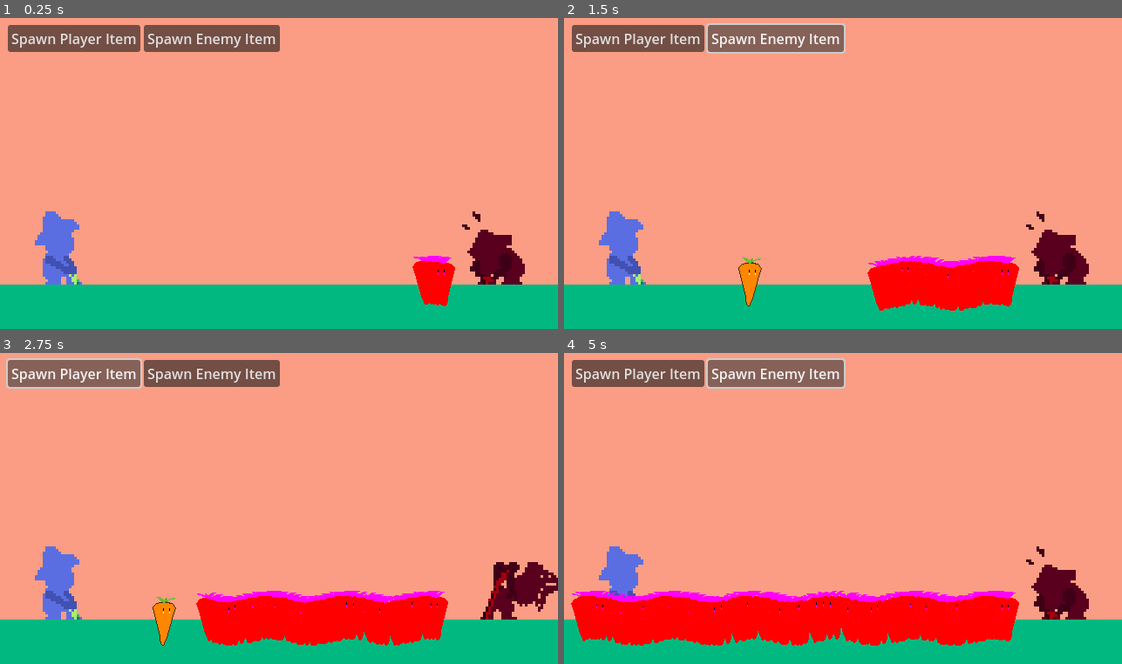
Above: before the commit, frames 1-4 (two rows, left to right).
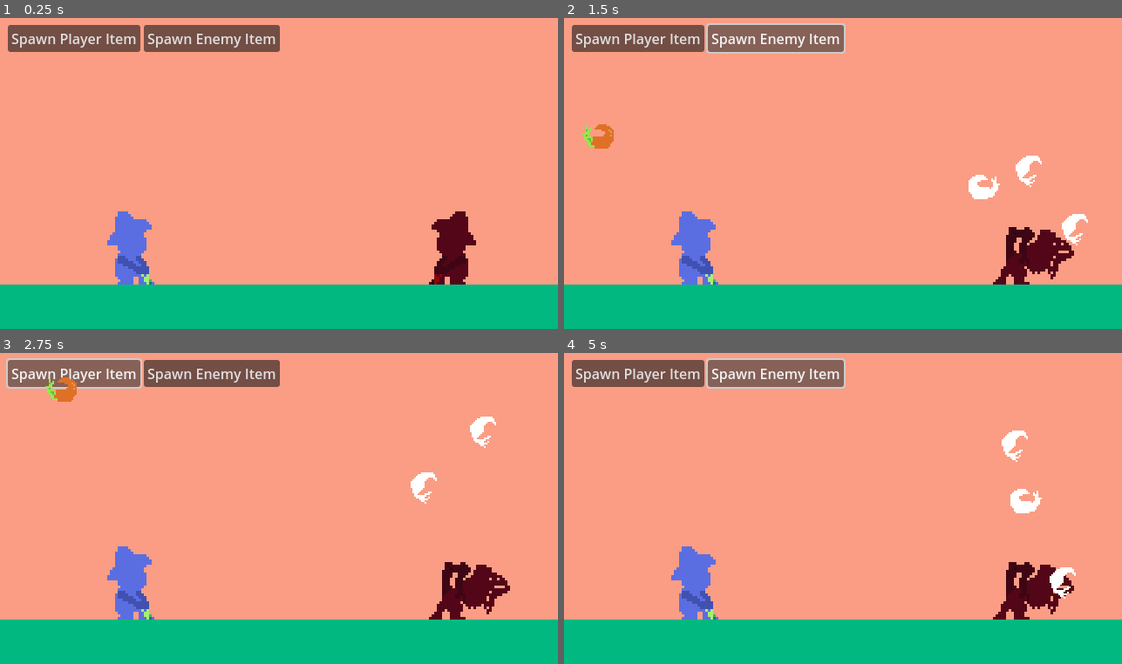
Above: after the commit, the same moments.

Repository: a3leong/farm-fiesta
Game: Godot game, scene res://main.tscn
The game is run twice, just before and just after one commit, with the same random seed, the same clock (stepped at 60 frames per second) and the same inputs.
Inputs:
- Up to frame 1 (0.25 s): no input
- Up to frame 2 (1.5 s): click "Spawn Player Item" at 0.5 s; click "Spawn Enemy Item" at 1.25 s
- Up to frame 3 (2.75 s): click "Spawn Player Item" at 2 s
- Up to frame 4 (5 s): click "Spawn Enemy Item" at 2.75 s; click "Spawn Player Item" at 3.5 s; click "Spawn Enemy Item" at 4.25 s

The runs differ from the first frame. In frame 1, 5.7% of the frame differs, in the area x 6-95%, y 62-93%; in frame 2, 9.2%; in frame 3, 13%; in frame 4, 16%, in the area x 1-95%, y 24-95%.

Commit message:
feat: add carrot spin animation and spawning and a throw

Diff:
--- a/carrotman.gd
+++ b/carrotman.gd
@@ -1,10 +1,13 @@
-extends Node2D
+extends RigidBody2D
 
 class_name Unit
 
 @export var speed = 100
 @export var health = 1
 @export var damage = 1
+@export var spawn_throw_force = Vector2(100, 400)
+@export var spawn_throw_variance_y = 300
+@export var spawn_throw_variance_x = 50
 
 
 enum {PLAYER,ENEMY}
@@ -21,10 +24,16 @@
 	if unitOwner == ENEMY:
 		speed = -speed # go backwards
 		$AnimatedSprite2D.flip_h = true
-		set_modulate(Color(248, 0, 33))
+		set_modulate(Color(255, 200, 225))
 
 func _ready():
-	print("Unit ready")
+	var xForce = spawn_throw_force.x + randi() % spawn_throw_variance_x
+	if unitOwner == ENEMY:
+		xForce = -xForce
+	var yForce = spawn_throw_force.y + randi() % spawn_throw_variance_y
+	print("xForce " + str(xForce) + " yForce " + str(yForce))
+	set_linear_velocity(Vector2(-xForce, -yForce))
+	$CollisionShape2D.disabled = true # Until hits ground don't hit other units
 
 
 func _process(delta):
--- a/carrotman.tscn
+++ b/carrotman.tscn
@@ -1,7 +1,8 @@
-[gd_scene load_steps=16 format=3 uid="uid://h8wg8t4my27f"]
+[gd_scene load_steps=23 format=3 uid="uid://h8wg8t4my27f"]
 
 [ext_resource type="Script" path="res://carrotman.gd" id="1_qhoox"]
 [ext_resource type="Texture2D" uid="uid://cnf75xpg6rkw" path="res://assets/carrot-Sheet-Sheet.png" id="2_q3wbw"]
+[ext_resource type="Texture2D" uid="uid://dqfu4nci5q3o" path="res://assets/carrot-spin-sheet.png" id="3_rwjj6"]
 
 [sub_resource type="AtlasTexture" id="AtlasTexture_ucb62"]
 atlas = ExtResource("2_q3wbw")
@@ -47,6 +48,30 @@
 atlas = ExtResource("2_q3wbw")
 region = Rect2(640, 0, 64, 64)
 
+[sub_resource type="AtlasTexture" id="AtlasTexture_uurnj"]
+atlas = ExtResource("3_rwjj6")
+region = Rect2(0, 0, 48, 32)
+
+[sub_resource type="AtlasTexture" id="AtlasTexture_mda7c"]
+atlas = ExtResource("3_rwjj6")
+region = Rect2(48, 0, 48, 32)
+
+[sub_resource type="AtlasTexture" id="AtlasTexture_oaccw"]
+atlas = ExtResource("3_rwjj6")
+region = Rect2(96, 0, 48, 32)
+
+[sub_resource type="AtlasTexture" id="AtlasTexture_tlx2v"]
+atlas = ExtResource("3_rwjj6")
+region = Rect2(144, 0, 48, 32)
+
+[sub_resource type="AtlasTexture" id="AtlasTexture_4v28d"]
+atlas = ExtResource("3_rwjj6")
+region = Rect2(192, 0, 48, 32)
+
+[sub_resource type="AtlasTexture" id="AtlasTexture_jvblv"]
+atlas = ExtResource("3_rwjj6")
+region = Rect2(240, 0, 48, 32)
+
 [sub_resource type="SpriteFrames" id="SpriteFrames_hat4v"]
 animations = [{
 "frames": [{
@@ -86,24 +111,46 @@
 "loop": true,
 "name": &"neutral",
 "speed": 12.0
+}, {
+"frames": [{
+"duration": 1.0,
+"texture": SubResource("AtlasTexture_uurnj")
+}, {
+"duration": 1.0,
+"texture": SubResource("AtlasTexture_mda7c")
+}, {
+"duration": 1.0,
+"texture": SubResource("AtlasTexture_oaccw")
+}, {
+"duration": 1.0,
+"texture": SubResource("AtlasTexture_tlx2v")
+}, {
+"duration": 1.0,
+"texture": SubResource("AtlasTexture_4v28d")
+}, {
+"duration": 1.0,
+"texture": SubResource("AtlasTexture_jvblv")
+}],
+"loop": true,
+"name": &"spinning",
+"speed": 24.0
 }]
 
 [sub_resource type="RectangleShape2D" id="RectangleShape2D_tk215"]
 size = Vector2(27, 63)
 
-[node name="Carrotman" type="Area2D"]
+[node name="Carrotman" type="RigidBody2D"]
 position = Vector2(33, 532)
 script = ExtResource("1_qhoox")
 metadata/_edit_group_ = true
 
 [node name="AnimatedSprite2D" type="AnimatedSprite2D" parent="."]
+scale = Vector2(2, 2)
 sprite_frames = SubResource("SpriteFrames_hat4v")
-animation = &"neutral"
+animation = &"spinning"
 frame = 2
-frame_progress = 0.680992
+frame_progress = 0.569558
 
 [node name="CollisionShape2D" type="CollisionShape2D" parent="."]
 position = Vector2(0.5, -0.5)
 shape = SubResource("RectangleShape2D_tk215")
-
-[connection signal="area_entered" from="." to="." method="_on_area_entered"]
--- a/farmer.tscn
+++ b/farmer.tscn
@@ -55,6 +55,7 @@
 [node name="AnimatedSprite2D" type="AnimatedSprite2D" parent="."]
 sprite_frames = SubResource("SpriteFrames_qdvqh")
 animation = &"pick"
+frame = 4
 frame_progress = 1.0
 
 [connection signal="animation_finished" from="AnimatedSprite2D" to="." method="_on_animated_sprite_2d_animation_finished"]
--- a/main.tscn
+++ b/main.tscn
@@ -2,13 +2,12 @@
 
 [ext_resource type="PackedScene" uid="uid://dx36xgy83f8vw" path="res://debug_ui.tscn" id="1_3ksjr"]
 [ext_resource type="Script" path="res://main.gd" id="1_rkl1y"]
-[ext_resource type="PackedScene" uid="uid://cirtpldmcume5" path="res://carrotman.tscn" id="2_2g0ho"]
-[ext_resource type="PackedScene" uid="uid://e8v8q0rxnox8" path="res://farmer.tscn" id="4_2eqrv"]
+[ext_resource type="PackedScene" uid="uid://h8wg8t4my27f" path="res://carrotman.tscn" id="2_2g0ho"]
+[ext_resource type="PackedScene" uid="uid://b8x8b0g2kgns6" path="res://farmer.tscn" id="4_2eqrv"]
 
 [node name="Main" type="Node2D"]
 script = ExtResource("1_rkl1y")
 carrotmanScene = ExtResource("2_2g0ho")
-enemySpawnSpeed = 0.01
 
 [node name="EnemyFarmerPickTimer" type="Timer" parent="."]
 
@@ -26,19 +25,19 @@
 color = Color(0, 0.721569, 0.501961, 1)
 
 [node name="PlayerUnitSpawnPosition" type="Marker2D" parent="."]
-position = Vector2(120, 308)
+position = Vector2(151, 251)
 
 [node name="EnemyUnitSpawnPosition" type="Marker2D" parent="."]
-position = Vector2(509, 308)
+position = Vector2(462, 249)
 
 [node name="DebugUI" parent="." instance=ExtResource("1_3ksjr")]
 
 [node name="Farmer" parent="." instance=ExtResource("4_2eqrv")]
-position = Vector2(70, 261)
+position = Vector2(153, 261)
 
 [node name="EnemyFarmer" parent="." instance=ExtResource("4_2eqrv")]
-modulate = Color(0.972549, 0, 0.129412, 1)
-position = Vector2(575, 261)
+modulate = Color(0.835294, 0, 0.0862745, 0.960784)
+position = Vector2(516, 261)
 isEnemy = true
 
 [connection signal="timeout" from="EnemyFarmerPickTimer" to="." method="_on_enemy_farmer_pick_timer_timeout"]
Binary file added: assets/carrot-spin-sheet.png
Not shown, added: assets/carrot-spin-sheet.png.import
Binary file added: assets/carrot-spin.ase
Binary file added: carrot-walk.ase
